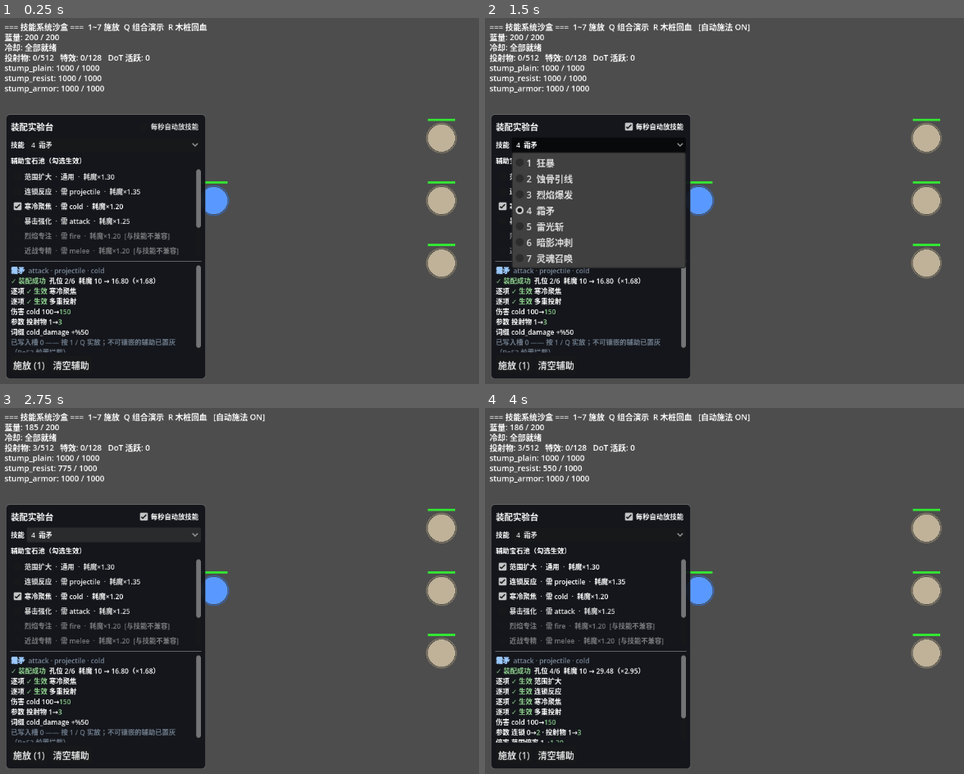
Above: before the commit, frames 1-4 (two rows, left to right).
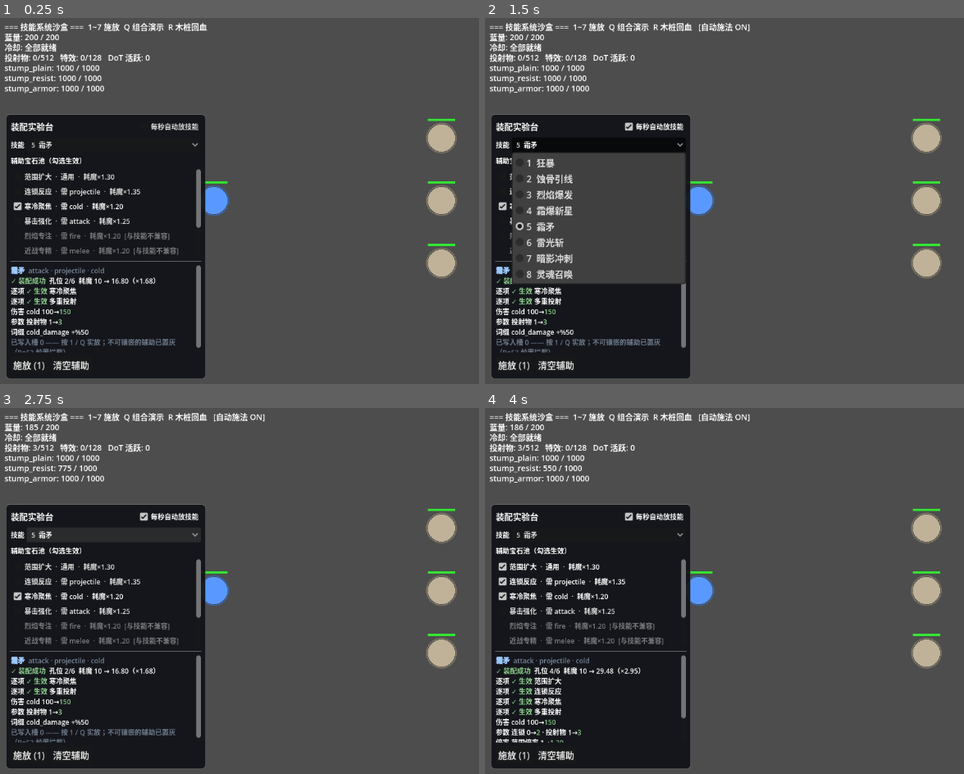
Above: after the commit, the same moments.

Repository: sg229552371/skill-editor-godot
Game: Godot game, scene res://mods/jes-skills/sandbox/sandbox_main.tscn
Same seed, same stepped clock (60 frames per second), same inputs: the game is played once before the commit and once after it.
Inputs (mouse positions are in pixels of both pictures, inside the frame that each line leads up to):
- Up to frame 1 (0.25 s): no input
- Up to frame 2 (1.5 s): click "每秒自动放技能" at 0.5 s; click (599, 146) at 1.25 s, where only the run before the commit has a clickable "4 霜矛"
- Up to frame 3 (2.75 s): click (114, 536) at 2 s, where only the run after the commit has a clickable "5 霜矛"
- Up to frame 4 (4 s): click "范围扩大 · 通用 · 耗魔×1.30" at 2.75 s; click "连锁反应 · 需 projectile · 耗魔×1.35" at 3.5 s

The runs differ from the first frame. In frame 1, less than 0.1% of the frame differs, in the area x 6-8%, y 34-36%; in frame 2, 2.0%, in the area x 5-42%, y 34-73%; in frame 3, less than 0.1%; in frame 4, less than 0.1%.

Commit message:
feat(content): R8 补第 8 个主动 + 8 键开放，W1 定性，Web(WASM) 判定为非必需
W1 定性（查源文案后）
- 规格与全盘设计文档（含 12245 行技能系统书-v1.md）均无 W1 定义；
  唯一同名词来自同盘姊妹项目波次表（W0 冻结 -> W1~Wn 并行）= 并行波次编号
- 按「第 1 批内容集 = 8 个主动」解释，M6 门禁取字面严解

补齐与修复
- 新增 content/gems/active/frost_nova.tres（bhv_aoe_burst / cold 140 / 半径 130 / 耗魔 12）
  零 .gd 改动，附录 C 第 1 条仍成立
- sandbox_main: ACTIVE_SLOT_COUNT 7->8；槽 7 从"雷光斩复制实例"（实际 on_crit.linked_slot_index=2，
  该槽从未被触发、玩家按不到 = 死槽）改为第 8 个主动；按键 KEY_1~KEY_8
- 槽 0 辅助 id 收进 DEMO_SLOT0_SUPPORTS，演示层具体宝石 id 只剩一张内容编排表（D-11）
- TriggerData.linked_slot_index 补注释写明是「目标槽」（P-22）

Web(WASM)：判定非必需并关闭
- 依据：不在验收路径 / Web 只支持 Compatibility 与已声明 Mobile feature 冲突 /
  单线程 WASM 撑不住 100 弹 80 特效 / 音频与 GDExtension 改动面大 / 可逆不需现在付代价

测试
- 243 用例 / 1446 断言全绿（新增 test_s4b_eighth_slot_is_castable）
- 沙盒 120 帧 headless 无 error/warning/leak

文档
- §0.2 #10 划除、新增 #11（macOS/Linux 未实机）；§11 M5/M6 补注；§14 Web 判定与 5 条依据
- 台账 D-11/D-12 + P-22/P-23；sandbox/README 补 8 键与观察项 13

Diff:
--- /dev/null
+++ b/mods/jes-skills/content/gems/active/frost_nova.tres
@@ -0,0 +1,32 @@
+[gd_resource type="Resource" script_class="SkillData" format=3]
+
+[ext_resource type="Script" path="res://mods/jes-skills/systems/skills/data/gem_level_scaling.gd" id="1_fnova"]
+[ext_resource type="Script" path="res://mods/jes-skills/systems/skills/data/skill_part.gd" id="2_fnova"]
+[ext_resource type="Script" path="res://mods/jes-skills/systems/skills/data/skill_data.gd" id="3_fnova"]
+
+[sub_resource type="Resource" id="Resource_fnova_scale"]
+script = ExtResource("1_fnova")
+per_level = 0.1
+
+[sub_resource type="Resource" id="Resource_fnova_part"]
+script = ExtResource("2_fnova")
+base_damage = {
+&"cold": 140.0
+}
+behavior_id = &"bhv_aoe_burst"
+behavior_params = {
+&"delay": 0.35,
+&"hit_count": 1,
+&"hit_interval": 0.0,
+&"radius": 130.0
+}
+
+[resource]
+script = ExtResource("3_fnova")
+gem_id = &"frost_nova"
+display_name = "霜爆新星"
+parts = Array[ExtResource("2_fnova")]([SubResource("Resource_fnova_part")])
+tags = Array[StringName]([&"spell", &"aoe", &"cold"])
+base_cost = 12.0
+base_cooldown = 2.5
+level_scaling = SubResource("Resource_fnova_scale")
--- a/mods/jes-skills/sandbox/sandbox_main.gd
+++ b/mods/jes-skills/sandbox/sandbox_main.gd
@@ -14,14 +14,18 @@
 const MANA_MAX := 200.0
 const MANA_REGEN_PER_SEC := 20.0
 const AUTO_CAST_INTERVAL := 1.0   # 自动施法周期（实验台勾选框控制）
-const ACTIVE_SLOT_COUNT := 7
-# 演示槽位编排：1~7 键分别对应的技能。只影响"哪个键放哪个技能"，不影响任何结算逻辑。
+const ACTIVE_SLOT_COUNT := 8
+# 演示槽位编排：1~8 键分别对应的技能。只影响"哪个键放哪个技能"，不影响任何结算逻辑。
+# 这是演示层**唯一**允许出现具体宝石 id 的地方（内容编排表），运行时代码一律经
+# GemRegistry 按 id 取内容，不得在分支里判 id（规格 §13.1 第 1 条）。
 const DEMO_SLOT_ORDER: Array[StringName] = [
 	&"frost_shard", &"fire_burst", &"lightning_slash", &"chaos_beam",
-	&"shadow_dash", &"berserk", &"spirit_summon",
+	&"shadow_dash", &"berserk", &"spirit_summon", &"frost_nova",
 ]
+# 槽 0 预挂的双辅助（演示 G5/G6 装配链路）：霜矛为 projectile+cold，两颗均兼容；
+# cost = 10 × 1.4 × 1.2 = 16.8。同属内容编排，集中在此处便于查阅。
+const DEMO_SLOT0_SUPPORTS: Array[StringName] = [&"support_multi", &"support_cold_focus"]
 const SOCKET_COUNT := 6        # 孔位上限（规格首版 4~6，实验台统一 6）
-const TRIGGER_SLOT := 7   # 触发器目标槽（雷光斩的复制实例，含 on_crit 触发）
 const PROJECTILE_CAP := 512    # 投射物硬上限（规格 §9.3）
 const PROJECTILE_TINT := Color(0.62, 0.86, 1.0)
 const MELEE_FX_TINT := Color(1.0, 0.82, 0.42)
@@ -158,20 +162,17 @@
 	mana.set_max(&"mana", MANA_MAX)
 	mana.set_current(&"mana", MANA_MAX)
 
-	# 槽位编排只属于沙盒：决定 1~7 键各放哪个技能。
+	# 槽位编排只属于沙盒：决定 1~8 键各放哪个技能。
 	# 这是"内容编排列表"，不是运行时分支 —— 装配、消耗、施法都与具体 id 无关。
 	# 不能依赖 GemRegistry.skills() 的返回顺序：那是按 id 排序的，改个文件名就会
 	# 把冰系辅助装到火技能上，触发 G7 整组拒绝（本文件 R5 就踩过这一下）。
 	for i in mini(ACTIVE_SLOT_COUNT, DEMO_SLOT_ORDER.size()):
 		_bind_skill_slot(i, GemRegistry.skill(DEMO_SLOT_ORDER[i]))
-	# 槽 7：触发器目标（独立 SkillSlot 实例，防止与槽 2 共用装配状态）
-	_bind_skill_slot(TRIGGER_SLOT, GemRegistry.skill(&"lightning_slash"))
-
-	# 槽 0 挂多重投射 + 寒冰聚焦双辅助（演示 G5/G6 装配链路 + stat_modifiers 注入链路：
-	# 霜矛为 projectile+cold，两个辅助均兼容；cost = 10 × 1.4 × 1.2 = 16.8）
+
+	# 槽 0 挂多重投射 + 寒冰聚焦双辅助（演示 G5/G6 装配链路 + stat_modifiers 注入链路）
 	var slot0 := slot_bar.get_slot(0)
-	slot0.supports.append(GemRegistry.support(&"support_multi"))
-	slot0.supports.append(GemRegistry.support(&"support_cold_focus"))
+	for sid in DEMO_SLOT0_SUPPORTS:
+		slot0.supports.append(GemRegistry.support(sid))
 
 	# 演示触发器：暴击 → 施放槽 7
 	trigger_mgr.add_trigger(GemRegistry.trigger(&"on_crit"))
@@ -221,8 +222,8 @@
 func _unhandled_input(event: InputEvent) -> void:
 	if event is InputEventKey and event.pressed and not event.echo:
 		var key: InputEventKey = event
-		# 1~7 施放槽 0~6；Q 触发演示组合；R 全体木桩回满血
-		if key.physical_keycode >= KEY_1 and key.physical_keycode <= KEY_7:
+		# 1~8 施放槽 0~7；Q 触发演示组合；R 全体木桩回满血
+		if key.physical_keycode >= KEY_1 and key.physical_keycode <= KEY_8:
 			try_cast(int(key.physical_keycode) - KEY_1)
 		elif key.physical_keycode == KEY_Q:
 			_demo_combo()
--- a/mods/jes-skills/systems/skills/data/trigger_data.gd
+++ b/mods/jes-skills/systems/skills/data/trigger_data.gd
@@ -7,4 +7,8 @@
 @export var chance: float = 1.0
 @export var cooldown: float = 0.0
 @export var interval: float = 0.0   # 仅 on_interval 使用
+## 触发后要施放的**目标槽**（不是触发源槽）。`TriggerManager._fire()` 直接拿它 emit
+## `trigger_cast_requested(linked_slot_index)`，由槽/实例层消费（仍走消耗与自身冷却）。
+## 历史坑（台账 P-22）：曾有注释把某槽写成"触发器目标"，但这里指的是另一个槽，
+## 导致那个槽既不能手动按键、也永远不会被触发 —— 改内容时务必核对本字段。
 @export var linked_slot_index: int = 0
--- a/mods/jes-skills/tests/sandbox/test_s_sandbox_smoke.gd
+++ b/mods/jes-skills/tests/sandbox/test_s_sandbox_smoke.gd
@@ -34,7 +34,7 @@
 	assert_true(res.ok, "槽 1 无辅助装配应成功")
 	assert_almost_eq(res.cost_multiplier, 1.0, 0.0001, "无辅助时 cost 倍率应为 1")
 
-## 7 个演示技能全部产出合法行为计划
+## 8 个演示技能全部产出合法行为计划（规格 §11 M5「8 个技能位全可用」/ M6「8 主动」）
 func test_s3_all_seven_skills_yield_plans() -> void:
 	main._build_entities()
 	main._build_skills()
@@ -44,7 +44,8 @@
 		&"bhv_projectile", &"bhv_aoe_burst", &"bhv_melee_swing",
 		&"bhv_channel", &"bhv_dash", &"bhv_buff_self", &"bhv_summon",
 	]
-	for i in 7:
+	assert_eq(main.DEMO_SLOT_ORDER.size(), 8, "演示内容集应为 8 个主动")
+	for i in main.ACTIVE_SLOT_COUNT:
 		var plans := SkillExecutor.cast(main.slot_bar.get_slot(i).active_gem, 1, main.player.stats)
 		assert_gt(plans.size(), 0, "槽 %d 应产出计划" % i)
 		assert_has(behaviors, plans[0][&"behavior_id"], "槽 %d 行为应注册" % i)
@@ -61,6 +62,18 @@
 	assert_almost_eq(mana_before - main.mana.get_current(&"mana"), 16.8, 0.0001,
 		"应扣魔 10 × 1.4 × 1.2 = 16.8")
 	assert_eq(main.projectile_field.active_count(), 3, "1 基础 + 多重投射 +2 应共 3 发")
+
+## 第 8 槽（键 8）可独立施放：M5「8 个技能位全可用」+ M6「8 主动」的字面闭合
+func test_s4b_eighth_slot_is_castable() -> void:
+	main._build_entities()
+	main._build_skills()
+	var slot := main.slot_bar.get_slot(7)
+	assert_not_null(slot, "槽 7 应存在")
+	assert_not_null(slot.active_gem, "槽 7 应绑定主动技能")
+	assert_eq(slot.active_gem.gem_id, main.DEMO_SLOT_ORDER[7], "槽 7 应为演示编排的第 8 个技能")
+	var before := main.mana.get_current(&"mana")
+	assert_true(main.try_cast(7), "槽 7 应可施放（8 键）")
+	assert_almost_eq(before - main.mana.get_current(&"mana"), 12.0, 0.0001, "霜爆新星耗魔 12")
 
 ## 冷却未就绪时禁止施放（§8.3：资源/冷却不满足不进入 cast）
 func test_s5_cooldown_blocks_recash() -> void:
@@ -122,7 +135,7 @@
 	main.tick(0.4)
 	assert_lt(stump.health.current_health, hp_before, "0.5s 延迟后应结算伤害")
 
-## 暴击触发器链路：必暴触发器 → 施放槽 7（雷光斩）
+## 暴击触发器链路：on_crit（linked_slot_index=2）→ 施放槽 2（雷光斩二连）
 func test_s10_crit_trigger_fires_linked_slot() -> void:
 	main._build_entities()
 	main._build_skills()
@@ -145,12 +158,12 @@
 
 # ---------- 全元素覆盖 ----------
 
-## 7 技能各元素（cold/fire/lightning/chaos/physical）全部出现在计划中
+## 8 技能各元素（cold/fire/lightning/chaos/physical）全部出现在计划中
 func test_s11_all_five_elements_covered() -> void:
 	main._build_entities()
 	main._build_skills()
 	var seen := {}
-	for i in 7:
+	for i in main.ACTIVE_SLOT_COUNT:
 		var plans := SkillExecutor.cast(main.slot_bar.get_slot(i).active_gem, 1, main.player.stats)
 		for plan in plans:
 			for el in plan.get(&"elements", {}):
--- a/mods/jes-skills/tests/skills/test_content_registry.gd
+++ b/mods/jes-skills/tests/skills/test_content_registry.gd
@@ -20,7 +20,8 @@
 
 
 func test_c2_expected_counts() -> void:
-	assert_eq(GemRegistry.skills().size(), 7, "7 个演示主动技能")
+	# 8 个主动 = 规格 §11 M6 门禁「W1 内容集 8 主动全部上线」的字面要求
+	assert_eq(GemRegistry.skills().size(), 8, "8 个演示主动技能")
 	assert_eq(GemRegistry.supports().size(), 9, "9 个演示辅助石")
 	assert_eq(GemRegistry.triggers().size(), 1, "1 个演示触发器")
 
Not shown, changed: mods/jes-skills/docs/施工规格_Godot技能系统_AI执行版_v1.0.md
Not shown, changed: mods/jes-skills/docs/踩坑与决策台账.md
Not shown, changed: mods/jes-skills/sandbox/README.md
